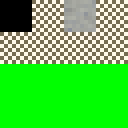
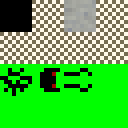
Layer changes from the first w=128, h=128 image to the second:
painted on "Bakgrund" over [0, 68, 92, 96]
